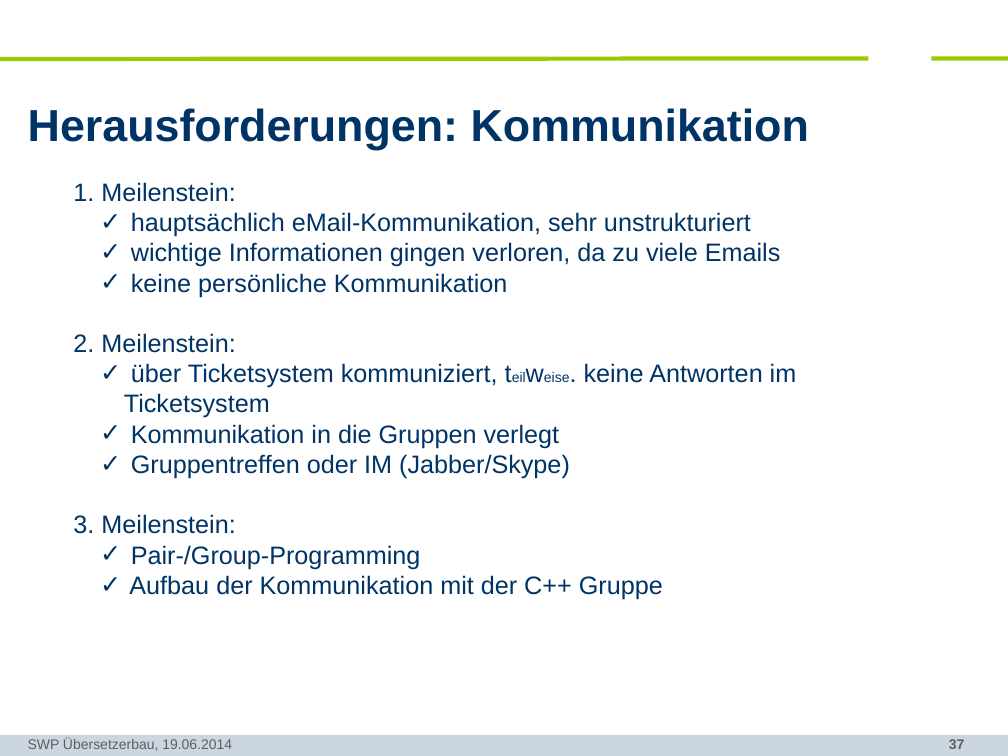
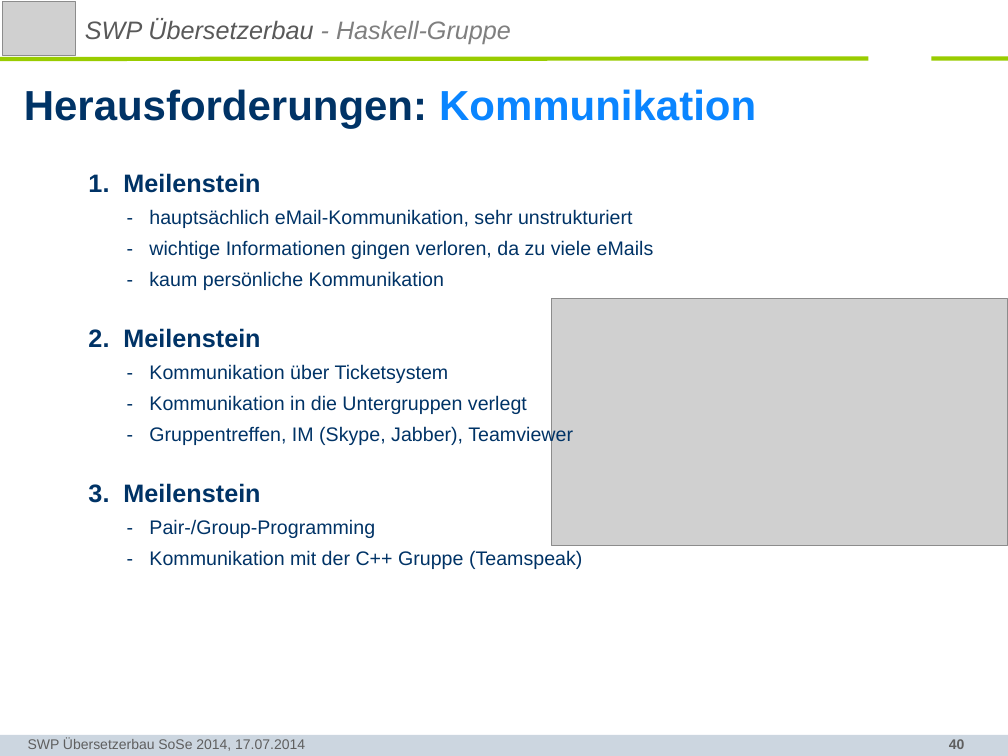
Before and after one commit to SWP-Ubau-SoSe2014-Haskell/SWPSoSe14, a slide deck: slide 40 of documentation/SWPSoSe14MS3.ppt (slide 37 before the commit). Drawn at 1008x756 pixels with LibreOffice and Linux fonts; fonts in the diff are those of the drawing; grey boxes stand for pictures; background and template pictures are left out. Boxes give left, top, right and bottom in pixels: in the first picture for what was removed or moved away, otherwise in the second. Text is boxed around its words. In the diff, an @@ line names an element or a change of style, - is before the commit and + after.

```diff
--- a/documentation/SWPSoSe14MS3.ppt
+++ b/documentation/SWPSoSe14MS3.ppt
@@ picture added at (3,2,76,55) @@
@@ text added at (85,19,511,44), 18 pt, text #595959, italic @@
+SWP Übersetzerbau - Haskell-Gruppe
@@ title "Herausforderungen: Kommunikation": place and size @@
-title "Herausforderungen: Kommunikation" at (28,108,809,150)
+title "Herausforderungen: Kommunikation" at (24,89,756,129)
@@ title "Herausforderungen: Kommunikation" at (24,89,756,129): size 32 to 30 pt; text colour #003366 to #0A85FF in "Kommunikation" @@
@@ text at (88,173,654,569): text changed; size 18 to 14 pt @@
-1. Meilenstein:
-  ✓ hauptsächlich eMail-Kommunikation, sehr unstrukturiert
-  ✓ wichtige Informationen gingen verloren, da zu viele Emails
-  ✓ keine persönliche Kommunikation
-2. Meilenstein:
-  ✓ über Ticketsystem kommuniziert, teilweise. keine Antworten im Ticketsystem
-  ✓ Kommunikation in die Gruppen verlegt
-  ✓ Gruppentreffen oder IM (Jabber/Skype)
-3. Meilenstein:
-  ✓ Pair-/Group-Programming
-  ✓ Aufbau der Kommunikation mit der C++ Gruppe
+1. Meilenstein
+- hauptsächlich eMail-Kommunikation, sehr unstrukturiert
+- wichtige Informationen gingen verloren, da zu viele eMails
+- kaum persönliche Kommunikation
+2. Meilenstein
+- Kommunikation über Ticketsystem
+- Kommunikation in die Untergruppen verlegt
+- Gruppentreffen, IM (Skype, Jabber), Teamviewer
+3. Meilenstein
+- Pair-/Group-Programming
+- Kommunikation mit der C++ Gruppe (Teamspeak)
@@ picture added at (551,298,1008,545) @@
@@ text at (28,738,305,751): text changed @@
-SWP Übersetzerbau, 19.06.2014
+SWP Übersetzerbau SoSe 2014, 17.07.2014
@@ page number at (949,739,965,749): text changed @@
-37
+40
```
Also in this commit, not shown: 6 other slides changed, 6 slides added, 4 slides removed.
